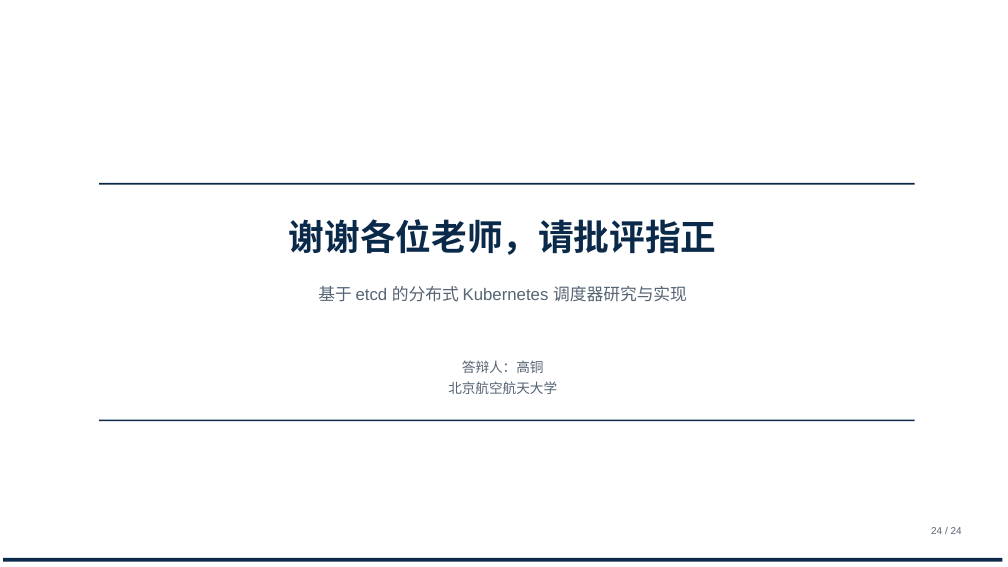
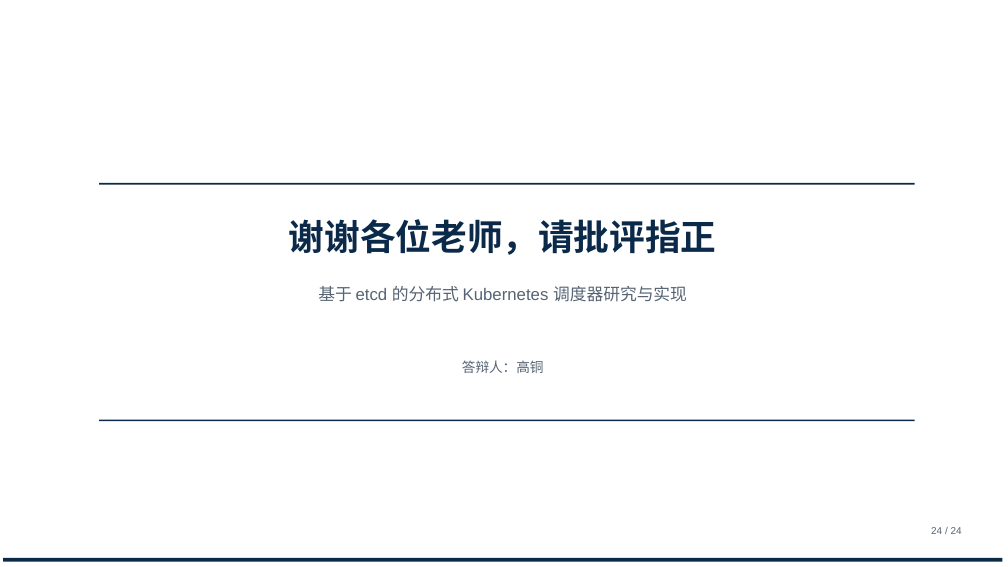
Before and after one commit to tengfei86/godel-scheduler, a slide deck: slide 24 of docs/thesis/defense/答辩PPT-基于etcd的分布式Kubernetes调度器.pptx. Drawn at 1008x567 pixels with LibreOffice and Linux fonts; fonts in the diff are those of the drawing. Boxes give left, top, right and bottom in pixels: in the first picture for what was removed or moved away, otherwise in the second. Text is boxed around its words. In the diff, an @@ line names an element or a change of style, - is before the commit and + after.

```diff
--- a/docs/thesis/defense/答辩PPT-基于etcd的分布式Kubernetes调度器.pptx
+++ b/docs/thesis/defense/答辩PPT-基于etcd的分布式Kubernetes调度器.pptx
@@ text at bbox=[448, 381, 557, 394]: paragraph removed @@
-北京航空航天大学
```
Also in this commit, not shown: 1 other slide changed, 2 other files.
